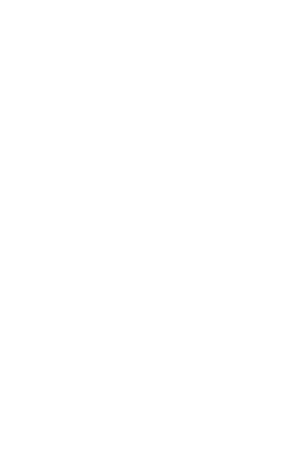
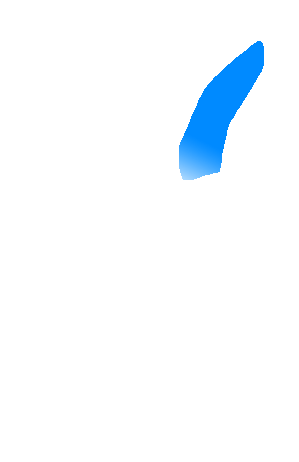
Layered file, before and after one edit (299x462). Changes by layer:
painted on "Layer 0" over [179, 41, 264, 180]
